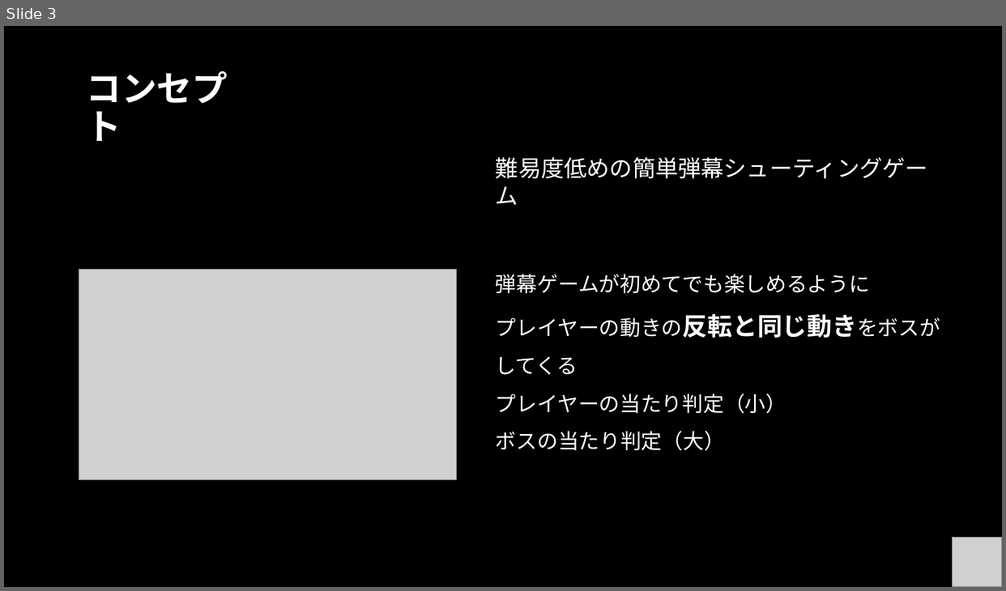
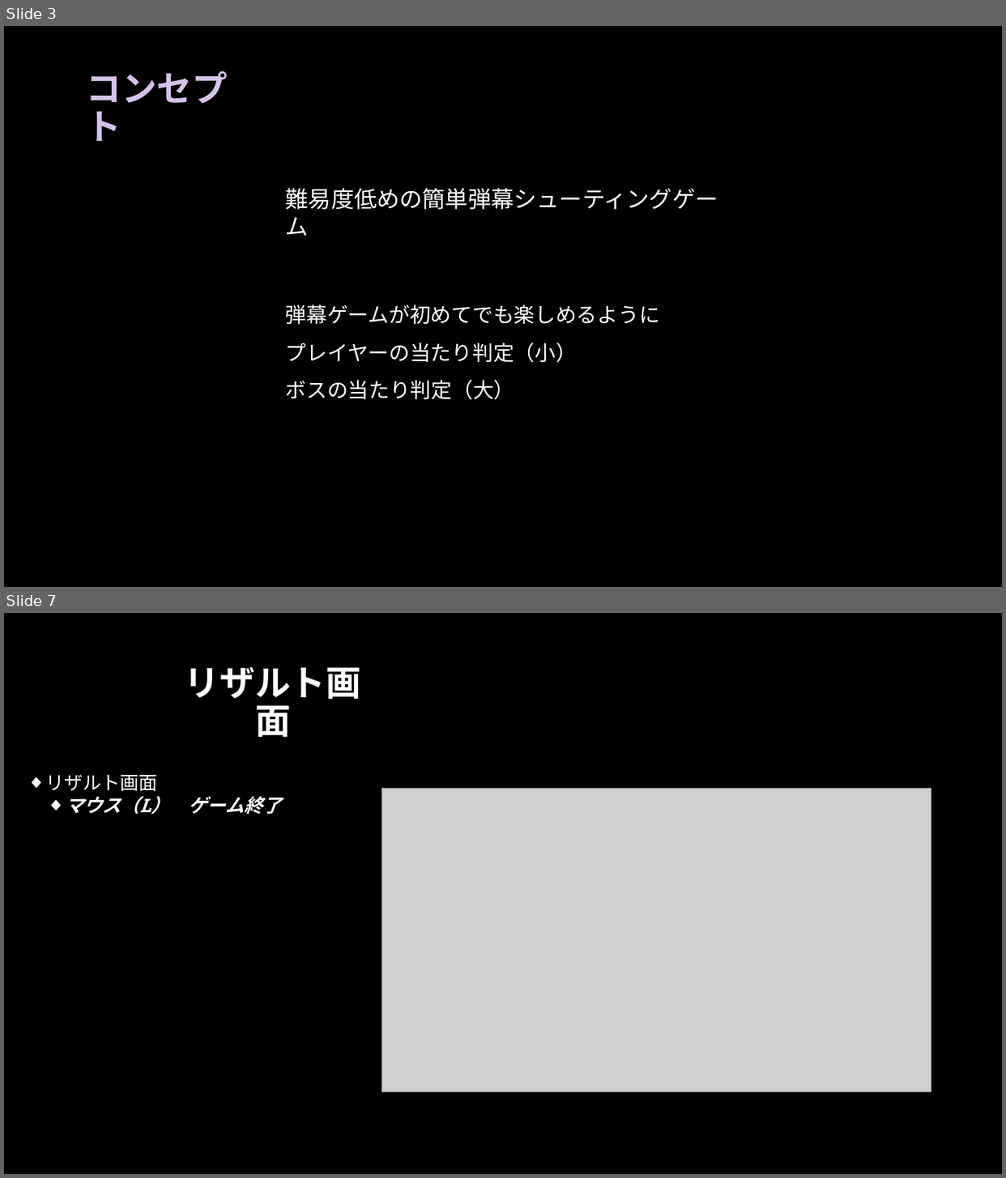
Before and after one commit to TAKU415/GameB, a slide deck: ゲーム説明用プレゼン.pptx. Shown one above the other, each under a label of ours: slide 3 before the commit, slides 3 and 7 after it; the slides between them are not shown. The pictures are 1006x591 and 1006x1178 pixels, drawn with LibreOffice and Linux fonts; fonts in the diff are those of the drawing; grey boxes stand for pictures; background and template pictures are left out. Boxes give left, top, right and bottom in pixels: in the first picture for what was removed or moved away, otherwise in the second. Text is boxed around its words. In the diff, an @@ line names an element or a change of style, - is before the commit and + after.

```diff
--- a/ゲーム説明用プレゼン.pptx
+++ b/ゲーム説明用プレゼン.pptx
@@ slide 7 added at (4,613,1002,1174), background picture (left out) @@
@@ title added at (185,667,361,737), 34 pt, text #FFFFFF, bold @@
+リザルト画面
@@ text added at (45,774,282,814), 18 pt, text #FFFFFF, bold, italic @@
+◆ リザルト画面
+  ◆ マウス（L） ゲーム終了
@@ picture added at (382,788,931,1093) @@
@@ slide 3 changed as well @@
@@ title "コンセプト" at (87,71,228,141): text colour #FFFFFF to #D5C3E9 @@
@@ text "難易度低めの簡単弾幕シューティングゲーム": place and size @@
-text "難易度低めの簡単弾幕シューティングゲーム" at (496,157,940,451)
+text "難易度低めの簡単弾幕シューティングゲーム" at (286,188,718,400)
@@ picture removed at (79,270,457,480) @@
@@ text at (496,314,940,375): paragraph removed @@
-プレイヤーの動きの反転と同じ動きをボスがしてくる
@@ picture removed at (953,537,1002,587) @@
```
Also in this commit, not shown: 4 other slides changed, 2 other slides added, 2 other files.
